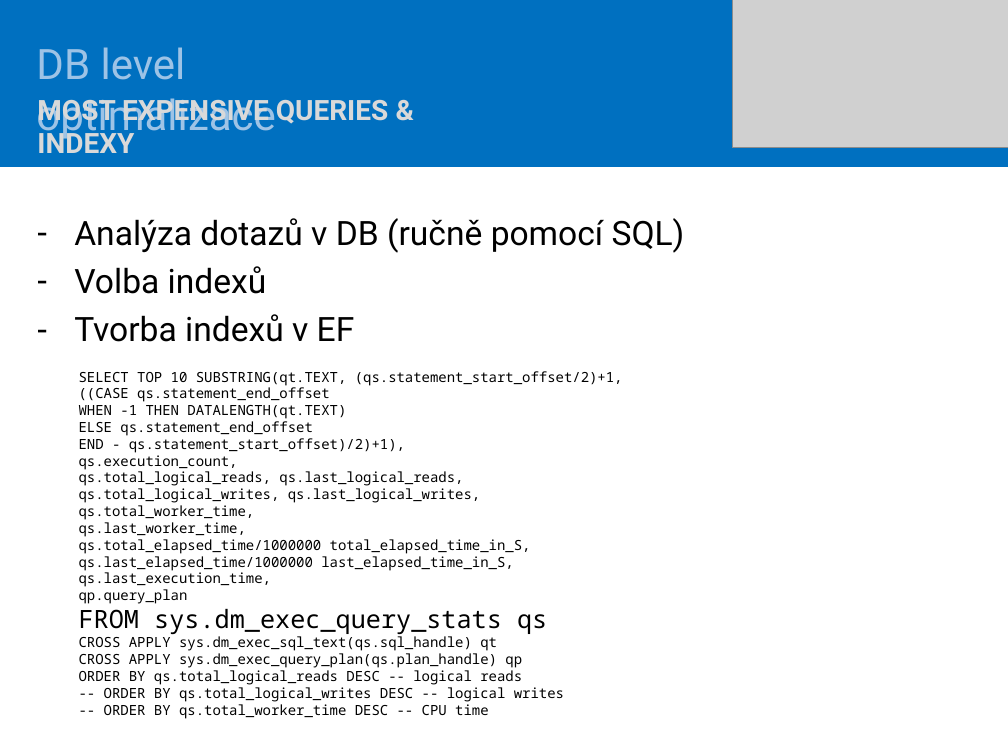
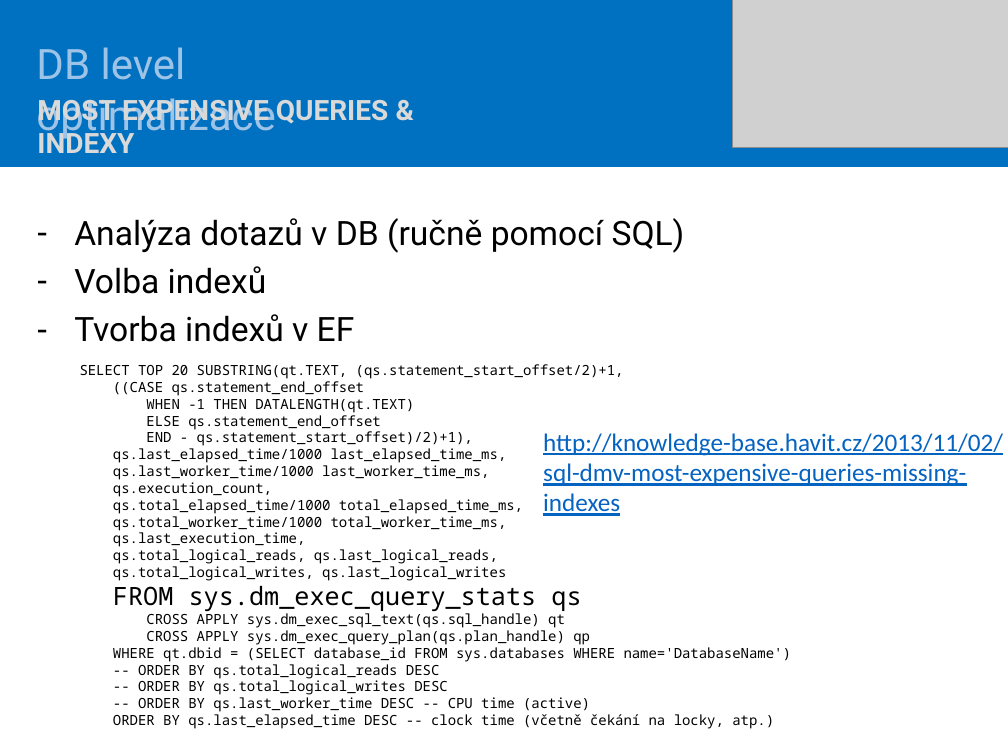
Before and after one commit to mholec/skolenicodefirst, a slide deck: slide 16 of Doc/Prezentace-optimalizace.pptx. Drawn at 1008x756 pixels with LibreOffice and Linux fonts; fonts in the diff are those of the drawing; grey boxes stand for pictures. Boxes give left, top, right and bottom in pixels: in the first picture for what was removed or moved away, otherwise in the second. Text is boxed around its words. In the diff, an @@ line names an element or a change of style, - is before the commit and + after.

Commit message:
Updated pptx

```diff
--- a/Doc/Prezentace-optimalizace.pptx
+++ b/Doc/Prezentace-optimalizace.pptx
@@ text at bbox=[80, 364, 624, 379]: text changed @@
-SELECT TOP 10 SUBSTRING(qt.TEXT, (qs.statement_start_offset/2)+1,
+SELECT TOP 20 SUBSTRING(qt.TEXT, (qs.statement_start_offset/2)+1,
@@ text at bbox=[113, 448, 507, 480]: paragraphs added @@
+qs.last_elapsed_time/1000 last_elapsed_time_ms,
+qs.last_worker_time/1000 last_worker_time_ms,
@@ text added at bbox=[543, 433, 1003, 516], 18 pt, text #0563C1, underline @@
+http://knowledge-base.havit.cz/2013/11/02/sql-dmv-most-expensive-queries-missing-indexes
@@ text at bbox=[113, 496, 523, 547]: paragraphs added @@
+qs.total_elapsed_time/1000 total_elapsed_time_ms,
+qs.total_worker_time/1000 total_worker_time_ms,
+qs.last_execution_time,
@@ text at bbox=[113, 566, 506, 581]: text changed @@
-qs.total_logical_writes, qs.last_logical_writes,
-qs.total_worker_time,
-qs.last_worker_time,
-qs.total_elapsed_time/1000000 total_elapsed_time_in_S,
-qs.last_elapsed_time/1000000 last_elapsed_time_in_S,
-qs.last_execution_time,
-qp.query_plan
+qs.total_logical_writes, qs.last_logical_writes
@@ text at bbox=[113, 644, 791, 729]: text changed @@
-ORDER BY qs.total_logical_reads DESC -- logical reads
--- ORDER BY qs.total_logical_writes DESC -- logical writes
--- ORDER BY qs.total_worker_time DESC -- CPU time
+WHERE qt.dbid = (SELECT database_id FROM sys.databases WHERE name='DatabaseName')
+-- ORDER BY qs.total_logical_reads DESC
+-- ORDER BY qs.total_logical_writes DESC
+-- ORDER BY qs.last_worker_time DESC -- CPU time (active)
+ORDER BY qs.last_elapsed_time DESC -- clock time (včetně čekání na locky, atp.)
```
